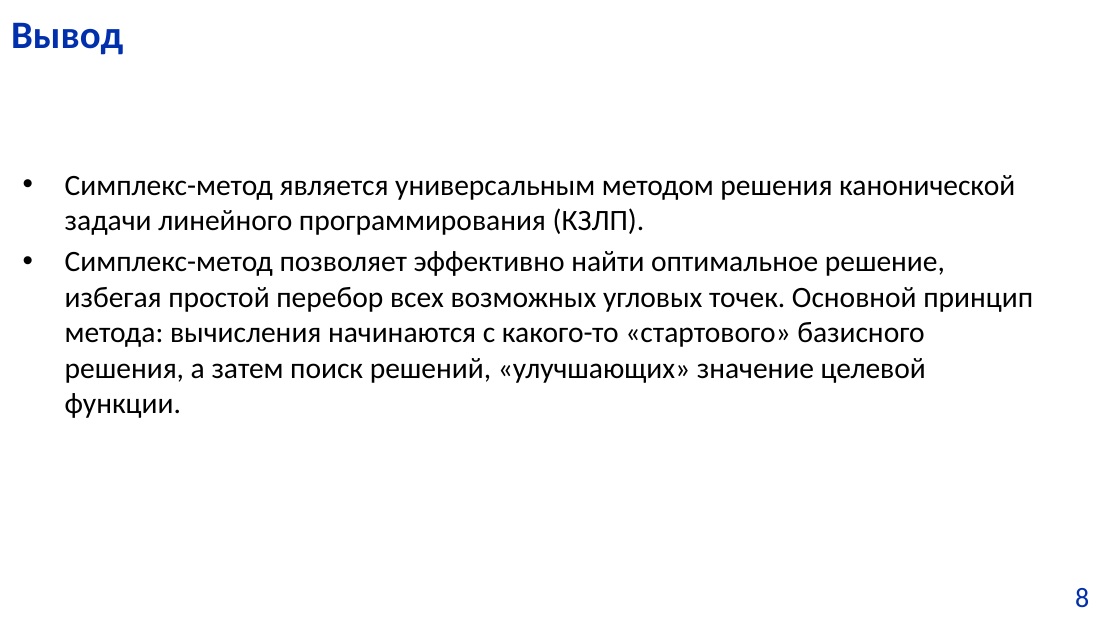
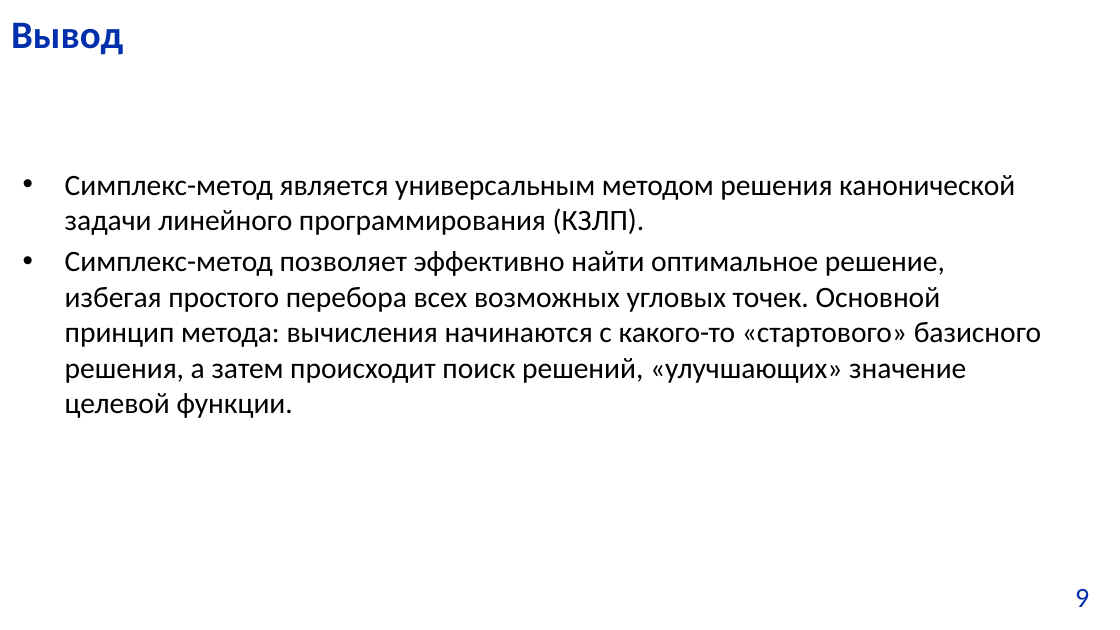
Before and after one commit to Laink67/Decision-support-technologies-in-finance, a slide deck: slide 9 of Lab2-Simplex/lab2.pptx (slide 8 before the commit). Drawn at 1120x630 pixels with LibreOffice and Linux fonts; fonts in the diff are those of the drawing; background and template pictures are left out. Boxes give left, top, right and bottom in pixels: in the first picture for what was removed or moved away, otherwise in the second. Text is boxed around its words. In the diff, an @@ line names an element or a change of style, - is before the commit and + after.

```diff
--- a/Lab2-Simplex/lab2.pptx
+++ b/Lab2-Simplex/lab2.pptx
@@ text at (65,251,1041,418): text changed @@
-• Симплекс-метод позволяет эффективно найти оптимальное решение, избегая простой перебор всех возможных угловых точек. Основной принцип метода: вычисления начинаются с какого-то «стартового» базисного решения, а затем поиск решений, «улучшающих» значение целевой функции.
+• Симплекс-метод позволяет эффективно найти оптимальное решение, избегая простого перебора всех возможных угловых точек. Основной принцип метода: вычисления начинаются с какого-то «стартового» базисного решения, а затем происходит поиск решений, «улучшающих» значение целевой функции.
@@ page number at (1075,589,1089,607): text changed @@
-8
+9
```
Also in this commit, not shown: 1 other slide changed, 1 slide added, 2 other files.
